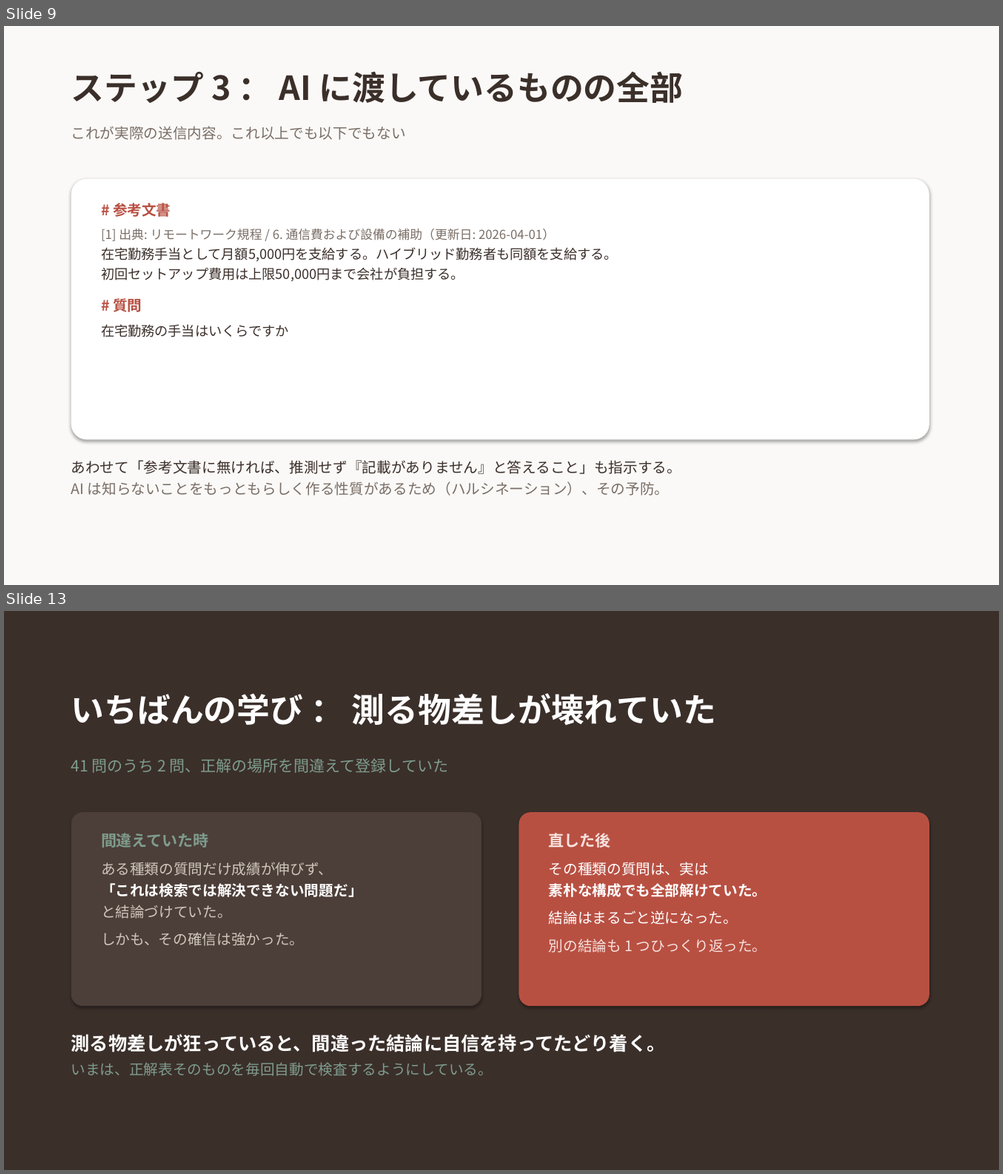
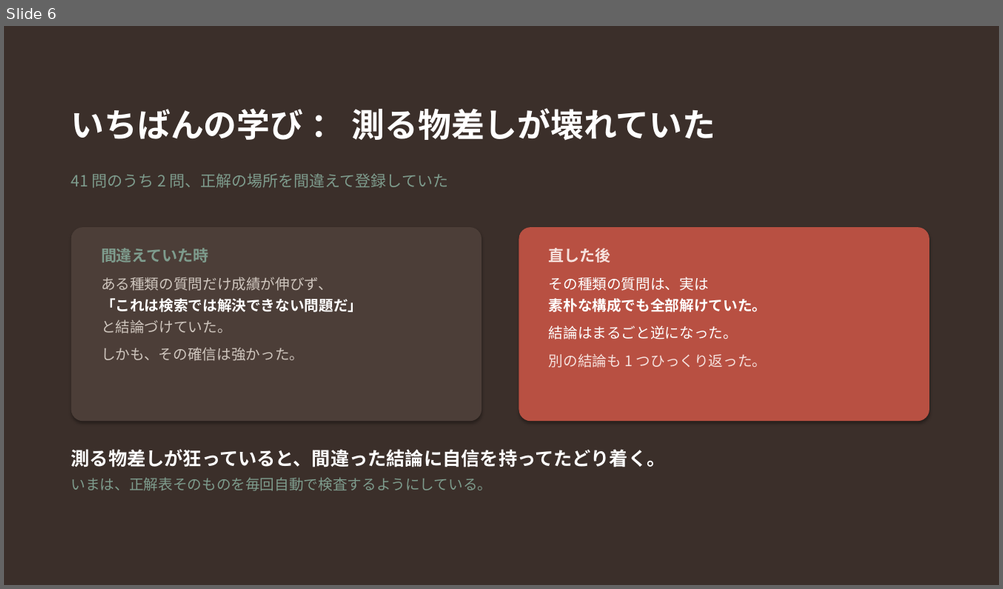
Before and after one commit to 20061111adg-debug/rag-workshop, a slide deck: docs/RAGとは.pptx. Shown one above the other, each under a label of ours: slides 9 and 13 before the commit, slide 6 after it; the slides between them are not shown. The pictures are 1003x1174 and 1003x589 pixels, drawn with LibreOffice and Linux fonts; fonts in the diff are those of the drawing. Boxes give left, top, right and bottom in pixels: in the first picture for what was removed or moved away, otherwise in the second. Text is boxed around its words. In the diff, an @@ line names an element or a change of style, - is before the commit and + after.

```diff
--- a/docs/RAGとは.pptx
+++ b/docs/RAGとは.pptx
@@ slide 9 removed at box(4, 26, 999, 585), background #FAF9F7 @@
@@ text removed at box(71, 71, 683, 103) @@
-ステップ 3 ： AI に渡しているものの全部
@@ text removed at box(71, 126, 406, 140) @@
-これが実際の送信内容。これ以上でも以下でもない
@@ rounded rectangle removed at box(71, 179, 929, 440) @@
@@ text removed at box(101, 203, 617, 338) @@
-# 参考文書
-[1] 出典: リモートワーク規程 / 6. 通信費および設備の補助（更新日: 2026-04-01）
-在宅勤務手当として月額5,000円を支給する。ハイブリッド勤務者も同額を支給する。
-初回セットアップ費用は上限50,000円まで会社が負担する。
-# 質問
-在宅勤務の手当はいくらですか
@@ text removed at box(71, 460, 681, 496) @@
-あわせて「参考文書に無ければ、推測せず『記載がありません』と答えること」も指示する。
-AI は知らないことをもっともらしく作る性質があるため（ハルシネーション）、その予防。
@@ what was slide 13 is now slide 6 @@
```
Also in this commit, not shown: 8 slides changed, 1 slide added, 6 other slides removed, 1 other file.
